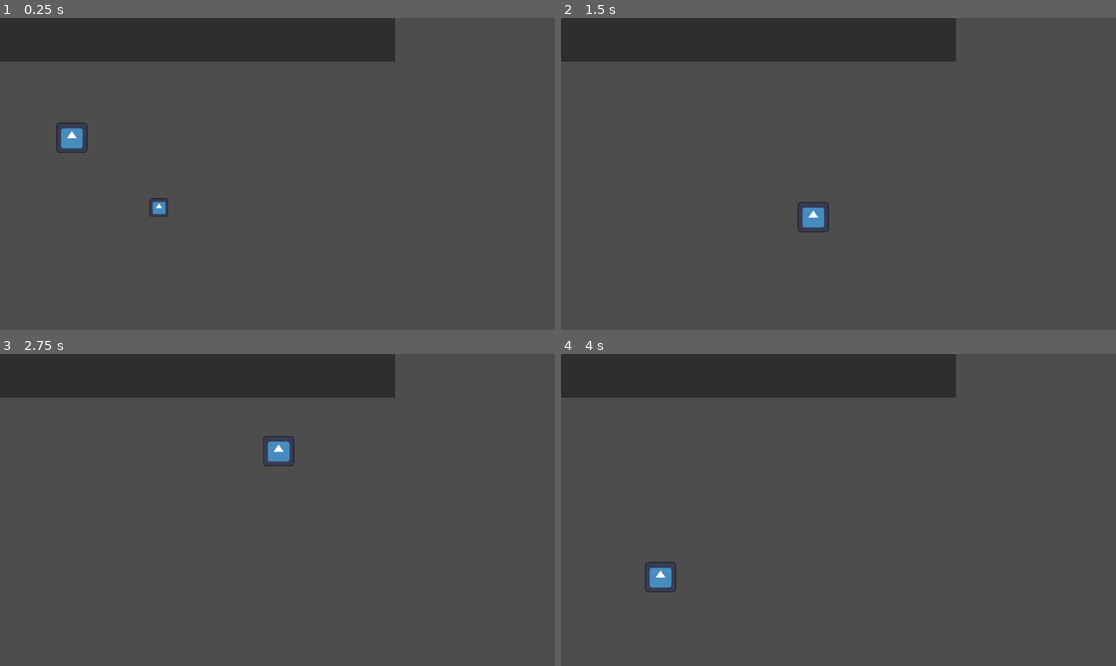
Above: before the commit, frames 1-4 (two rows, left to right).
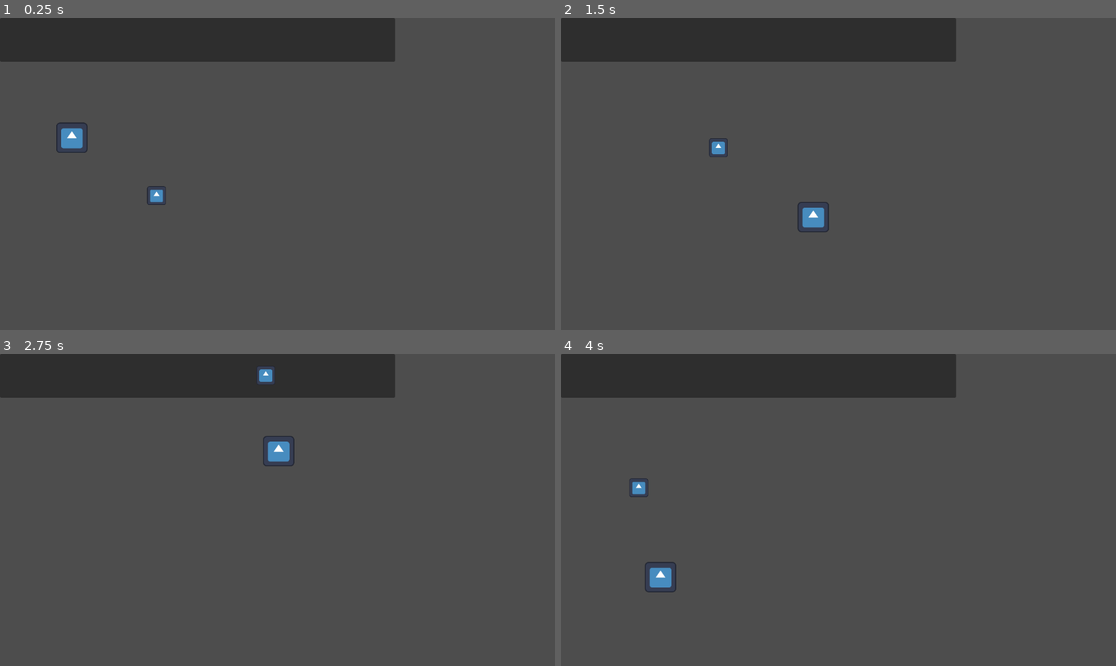
Above: after the commit, the same moments.

Repository: HalfdanBrage/nordicGame
Game: Godot game, scene res://Levels/test-level-0.tscn
Two runs of this game, one before a commit and one after it. Both use one fixed random seed, a clock stepped at 60 frames per second and the inputs below. The engine's default icon, where the game draws it, is replaced by a stand-in: a white triangle on a blue panel in a dark square.
Inputs:
- Up to frame 1 (0.25 s): no input
- Up to frame 2 (1.5 s): tap Space (shoot) at 0.6, 1.35 s
- Up to frame 3 (2.75 s): tap Space (shoot) at 2.1 s
- Up to frame 4 (4 s): tap Space (shoot) at 2.85, 3.6 s

The runs differ from the first frame. In frame 1, 0.2% of the frame differs, in the area x 26-31%, y 53-64%; in frame 2, 0.1%; in frame 3, 0.2%; in frame 4, 0.1%.

Commit message:
Fixed player scene tree

Diff:
--- /dev/null
+++ b/Entities/Player/Player.tscn
@@ -0,0 +1,20 @@
+[gd_scene load_steps=4 format=3 uid="uid://caoypaifro37e"]
+
+[ext_resource type="Script" path="res://Entities/Player/player.gd" id="1_lhih2"]
+[ext_resource type="Texture2D" uid="uid://bnfcc2ttwo4yc" path="res://icon.svg" id="2_vmm1q"]
+
+[sub_resource type="RectangleShape2D" id="RectangleShape2D_min50"]
+size = Vector2(12, 12)
+
+[node name="Player" type="AnimatableBody2D"]
+scale = Vector2(3, 3)
+script = ExtResource("1_lhih2")
+
+[node name="Icon" type="Sprite2D" parent="."]
+position = Vector2(0, -1)
+scale = Vector2(0.101562, 0.101562)
+texture = ExtResource("2_vmm1q")
+
+[node name="CollisionShape2D" type="CollisionShape2D" parent="."]
+position = Vector2(0, -1)
+shape = SubResource("RectangleShape2D_min50")
--- a/Entities/player.tscn
+++ /dev/null
@@ -1,21 +0,0 @@
-[gd_scene load_steps=4 format=3 uid="uid://cdqpvbpn81brl"]
-
-[ext_resource type="Texture2D" uid="uid://bnfcc2ttwo4yc" path="res://icon.svg" id="1_gcq63"]
-[ext_resource type="Script" path="res://Entities/player.gd" id="1_xfn0h"]
-
-[sub_resource type="RectangleShape2D" id="RectangleShape2D_min50"]
-size = Vector2(12, 12)
-
-[node name="Player" type="Node2D"]
-
-[node name="AnimatableBody2D" type="AnimatableBody2D" parent="."]
-script = ExtResource("1_xfn0h")
-
-[node name="Icon" type="Sprite2D" parent="AnimatableBody2D"]
-position = Vector2(0, -1)
-scale = Vector2(0.101562, 0.101562)
-texture = ExtResource("1_gcq63")
-
-[node name="CollisionShape2D" type="CollisionShape2D" parent="AnimatableBody2D"]
-position = Vector2(0, -1)
-shape = SubResource("RectangleShape2D_min50")
--- a/Levels/test-level-0.tscn
+++ b/Levels/test-level-0.tscn
@@ -1,7 +1,7 @@
 [gd_scene load_steps=7 format=3 uid="uid://bi4dpqmr6fykn"]
 
 [ext_resource type="PackedScene" uid="uid://dan4nbcvh67tm" path="res://Entities/Bullet/Bullet.tscn" id="1_f36l1"]
-[ext_resource type="PackedScene" uid="uid://cdqpvbpn81brl" path="res://Entities/player.tscn" id="2_wk6ud"]
+[ext_resource type="PackedScene" uid="uid://caoypaifro37e" path="res://Entities/Player/Player.tscn" id="2_7c5oo"]
 
 [sub_resource type="RectangleShape2D" id="RectangleShape2D_s7y50"]
 size = Vector2(679.5, 58)
@@ -45,6 +45,5 @@
 offset_right = 820.0
 offset_bottom = 91.0
 
-[node name="Player" parent="." instance=ExtResource("2_wk6ud")]
-position = Vector2(330, 397)
-scale = Vector2(3, 3)
+[node name="Player" parent="." instance=ExtResource("2_7c5oo")]
+position = Vector2(325, 372)
Renamed: Entities/player.gd -> Entities/Player/player.gd
